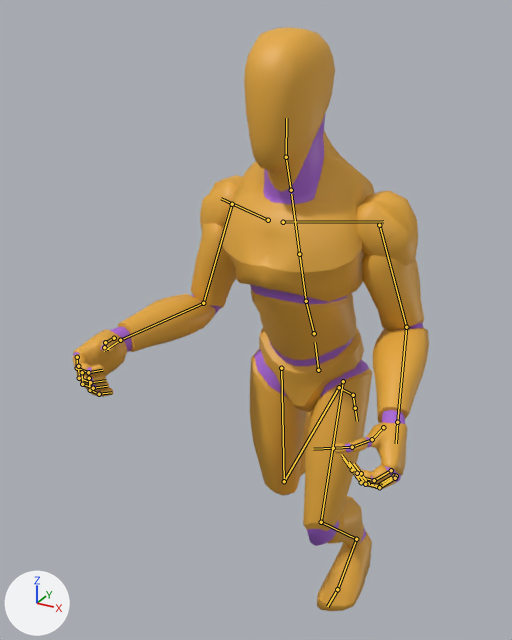
Before and after pictures for a commit that changed the glTF model game/art/animations/hero_moves.glb.
One viewpoint serves both versions: a 50 mm camera at (0.689, -1.562, 1.758) aimed at (-0.168, -0.004, 0.979). Every picture has the same lights, and +X, +Y and +Z are marked at lower left. The older version comes first. Both versions are drawn at frame 18 of the action 'Run_Loop'; the numbers are the values there. The bones that change, and the others that lie on the model, are drawn over the model as lines.

Objects in the first picture: 'Mannequin'.
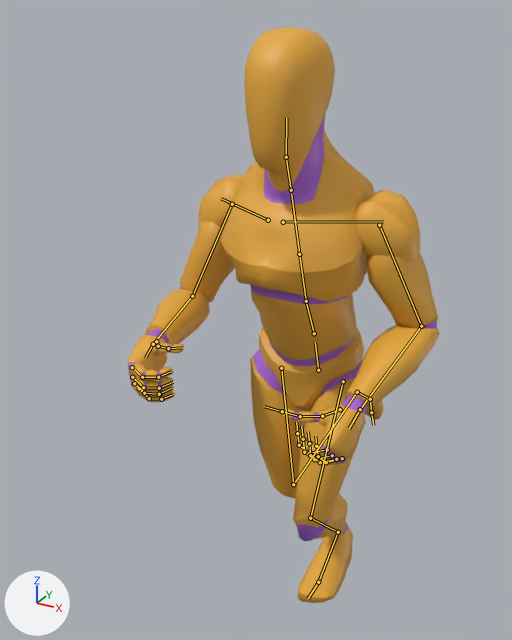
Commit message: A warrior's build matched to a reference hero; the run seen from ahead

Pixel boxes (x1, y1, x2, y2) of what changed, in the pictures (512 x 640 px):
'Mannequin', posed (12% narrower)
    before: (73, 27, 429, 611)
    after: (127, 27, 439, 603)
bone 'upperarm_l', root to tip
    before: (379, 225) to (406, 327)
    after: (379, 225) to (421, 326)
bone 'lowerarm_l', root to tip
    before: (406, 327) to (397, 422)
    after: (421, 326) to (360, 409)
bone 'upperarm_r', root to tip
    before: (232, 204) to (203, 303)
    after: (232, 204) to (192, 296)
bone 'lowerarm_r', root to tip
    before: (203, 303) to (120, 340)
    after: (192, 296) to (153, 344)
bone 'thigh_l', root to tip
    before: (343, 381) to (321, 522)
    after: (343, 381) to (310, 518)
bone 'calf_l', root to tip
    before: (321, 522) to (356, 539)
    after: (310, 518) to (338, 532)
bone 'foot_l', root to tip
    before: (356, 539) to (337, 589)
    after: (338, 532) to (318, 582)
bone 'thigh_r', root to tip
    before: (281, 368) to (284, 481)
    after: (281, 368) to (293, 484)
bone 'calf_r', root to tip
    before: (284, 481) to (339, 387)
    after: (293, 484) to (357, 392)
bone 'foot_r', root to tip
    before: (339, 387) to (353, 395)
    after: (357, 392) to (370, 399)

What the commit changed:
Bone 'upperarm_l' (bone_upperarm_l) turns from (-12, 4, -76) to (-12, 5, -68) degrees about its own x, y and z.
Bone 'lowerarm_l' (bone_lowerarm_l) turns from (74, -14, -10) to (75, 13, -17) degrees about its own x, y and z.
Bone 'upperarm_r' (bone_upperarm_r) turns from (9, 1, 76) to (9, 3, 68) degrees about its own x, y and z.
Bone 'lowerarm_r' (bone_lowerarm_r) turns from (76, 14, 10) to (76, -13, 24) degrees about its own x, y and z.
Bone 'thigh_l' (bone_thigh_l) turns from (-21, 3, 0) to (-20, 5, 4) degrees about its own x, y and z.
Bone 'calf_l' (bone_calf_l) turns from (58, 0, 0) to (58, -4, -2) degrees about its own x, y and z.
Bone 'foot_l' (bone_foot_l) turns from (-42, 0, 0) to (-42, 4, -2) degrees about its own x, y and z.
Bone 'thigh_r' (bone_thigh_r) turns from (-1, 3, 0) to (-1, 3, -5) degrees about its own x, y and z.
Bone 'calf_r' (bone_calf_r) turns from (98, 0, 0) to (98, 5, 5) degrees about its own x, y and z.
Bone 'foot_r' (bone_foot_r) turns from (12, 0, 0) to (12, -4, 2) degrees about its own x, y and z.
